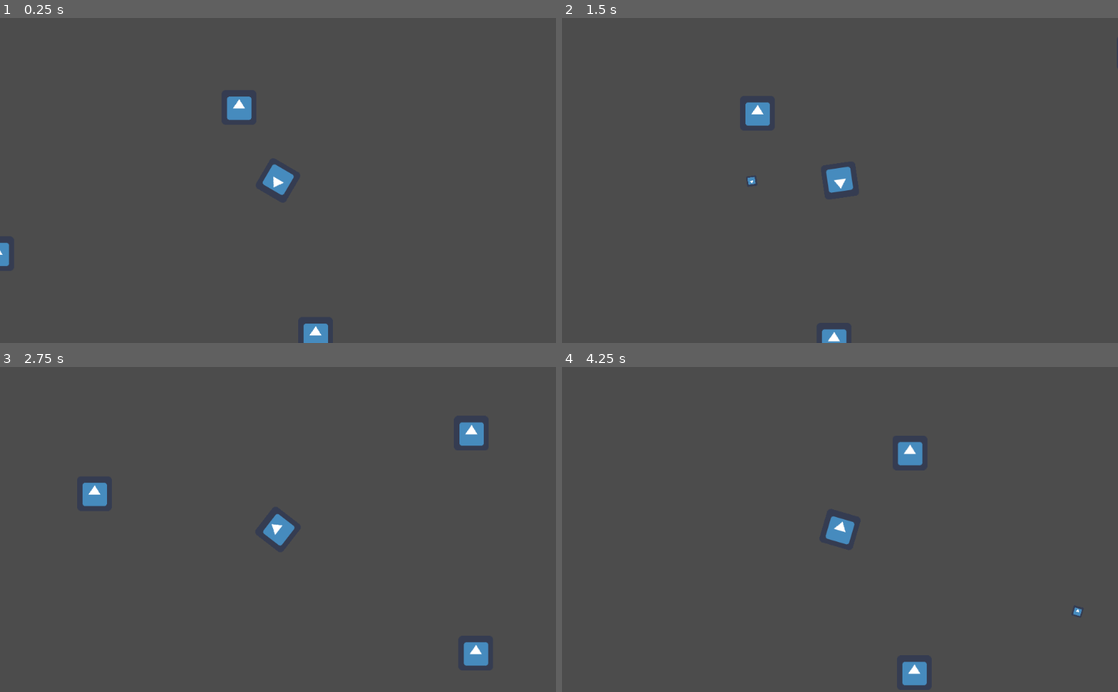
Above: before the commit, frames 1-4 (two rows, left to right).
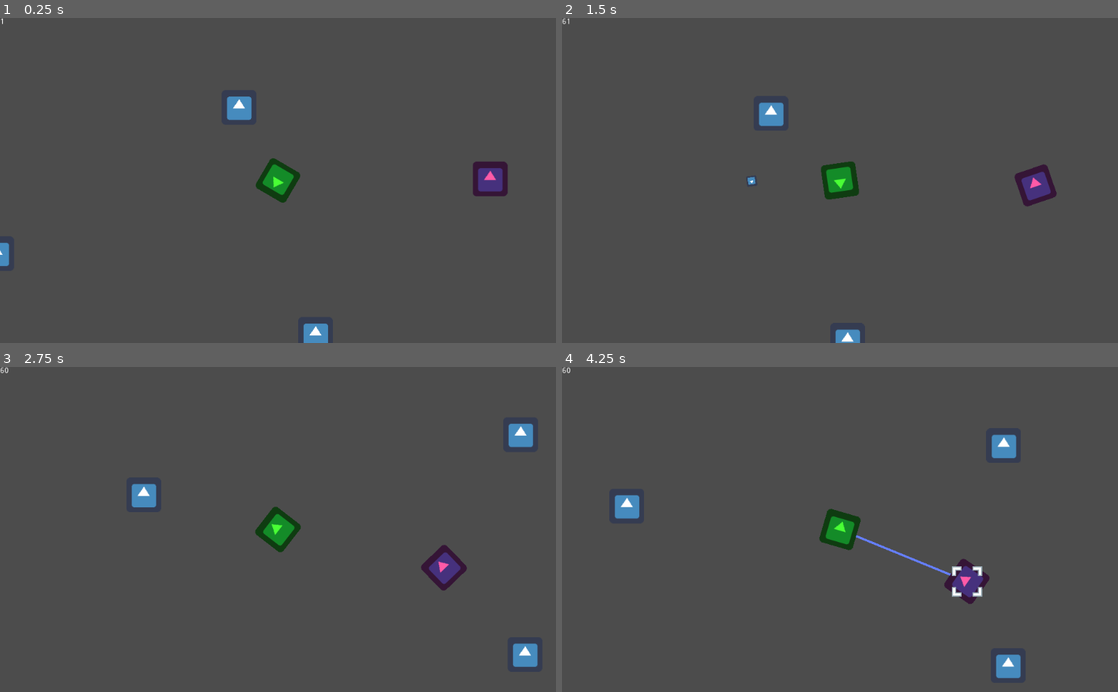
Above: after the commit, the same moments.

Repository: kpfries/moonshot2020
Game: Godot game, scene res://Scenes/Sample_Scene.tscn
Two runs of this game, one before a commit and one after it. Both use one fixed random seed, a clock stepped at 60 frames per second and the inputs below. The project has no main scene, so this scene is started directly. The engine's default icon, where the game draws it, is replaced by a stand-in: a white triangle on a blue panel in a dark square.
Inputs (mouse positions are in pixels of both pictures, inside the frame that each line leads up to):
- Up to frame 1 (0.25 s): no input
- Up to frame 2 (1.5 s): tap Enter at 0.5 s; move the mouse to (962, 164) at 0.52 s; hold Up (ui_up) 0.53-1.28 s; hold Right mouse button (grapple) 0.53-1.28 s; click (962, 164) at 0.8 s; move the mouse to (728, 196) at 1.27 s; click (728, 196) at 1.35 s
- Up to frame 3 (2.75 s): right-click (166, 545) at 1.55 s; move the mouse to (333, 458) at 2.02 s; hold Up (ui_up) from 2.03 s (still down); hold Right mouse button (grapple) from 2.03 s (still down); click (333, 458) at 2.3 s
- Up to frame 4 (4.25 s): move the mouse to (812, 594) at 2.77 s; release Right mouse button (grapple) at 2.78 s; click (812, 594) at 2.85 s; right-click (812, 594) at 3.05 s; move the mouse to (1006, 578) at 3.52 s; release Up (ui_up) at 3.53 s; hold Right mouse button (grapple) from 3.53 s (still down); click (1006, 578) at 3.8 s

The runs differ from the first frame. In frame 1, 1.3% of the frame differs, in the area x 0-92%, y 0-57%; in frame 2, 2.0%; in frame 3, 3.3%, in the area x 0-97%, y 0-93%; in frame 4, 3.2%.

Commit message:
added visuals for the tether and a basic enemy

Diff:
--- a/Scenes/Actors/Enemy.tscn
+++ b/Scenes/Actors/Enemy.tscn
@@ -1,11 +1,13 @@
-[gd_scene load_steps=3 format=2]
+[gd_scene load_steps=4 format=2]
 
 [ext_resource path="res://icon.png" type="Texture" id=1]
+[ext_resource path="res://Scripts/Enemy.gd" type="Script" id=2]
 
 [sub_resource type="CircleShape2D" id=1]
 radius = 35.1702
 
 [node name="Enemy" type="RigidBody2D"]
+script = ExtResource( 2 )
 
 [node name="CollisionShape2D" type="CollisionShape2D" parent="."]
 shape = SubResource( 1 )
@@ -13,6 +15,10 @@
 [node name="EnemyController" type="Node2D" parent="."]
 
 [node name="Sprite" type="Sprite" parent="EnemyController"]
+modulate = Color( 1, 0.356863, 0.658824, 1 )
 texture = ExtResource( 1 )
 
 [node name="Gun" type="Node2D" parent="EnemyController"]
+position = Vector2( 37.9872, 20.0203 )
+
+[node name="FireRate" type="Timer" parent="EnemyController"]
--- a/Scenes/Actors/Enemy_rb.tscn
+++ /dev/null
@@ -1,21 +0,0 @@
-[gd_scene load_steps=4 format=2]
-
-[ext_resource path="res://Scripts/Enemy.gd" type="Script" id=1]
-[ext_resource path="res://icon.png" type="Texture" id=2]
-
-[sub_resource type="CircleShape2D" id=1]
-radius = 35.1702
-
-[node name="Enemy_rb" type="RigidBody2D"]
-position = Vector2( 0.396851, 0 )
-script = ExtResource( 1 )
-
-[node name="CollisionShape2D" type="CollisionShape2D" parent="."]
-shape = SubResource( 1 )
-
-[node name="EnemyController" type="Node2D" parent="."]
-
-[node name="Sprite" type="Sprite" parent="EnemyController"]
-texture = ExtResource( 2 )
-
-[node name="Gun" type="Node2D" parent="EnemyController"]
--- a/Scenes/Actors/Player.tscn
+++ b/Scenes/Actors/Player.tscn
@@ -9,6 +9,7 @@
 
 [node name="Player" type="RigidBody2D"]
 position = Vector2( 554.17, 269.95 )
+mode = 2
 linear_velocity = Vector2( 10, 0 )
 script = ExtResource( 2 )
 
@@ -59,6 +60,7 @@
 [node name="ReloadTimer" type="Timer" parent="PlayerControl/Gun"]
 
 [node name="Sprite" type="Sprite" parent="PlayerControl"]
+modulate = Color( 0.290196, 1, 0.211765, 1 )
 texture = ExtResource( 1 )
 
 [node name="Target" parent="." instance=ExtResource( 3 )]
--- /dev/null
+++ b/Scenes/Actors/TetherLine.tscn
@@ -0,0 +1,3 @@
+[gd_scene format=2]
+
+[node name="TetherLine" type="Line2D"]
--- /dev/null
+++ b/Scenes/GUI/Primary_Gui.tscn
@@ -0,0 +1,21 @@
+[gd_scene load_steps=2 format=2]
+
+[ext_resource path="res://Scripts/Gui.gd" type="Script" id=1]
+
+[node name="GUI" type="CanvasLayer"]
+
+[node name="Gui_Control" type="Control" parent="."]
+anchor_right = 1.0
+anchor_bottom = 1.0
+script = ExtResource( 1 )
+__meta__ = {
+"_edit_use_anchors_": false
+}
+
+[node name="FPSCounter" type="RichTextLabel" parent="Gui_Control"]
+margin_right = 57.0
+margin_bottom = 20.0
+text = "FPS"
+__meta__ = {
+"_edit_use_anchors_": false
+}
--- a/Scenes/GUI/Target.tscn
+++ b/Scenes/GUI/Target.tscn
@@ -22,5 +22,6 @@
 visible = false
 scale = Vector2( 2, 2 )
 frames = SubResource( 3 )
+frame = 1
 speed_scale = 0.4
 playing = true
--- a/Scenes/Sample_Scene.tscn
+++ b/Scenes/Sample_Scene.tscn
@@ -1,8 +1,10 @@
-[gd_scene load_steps=4 format=2]
+[gd_scene load_steps=6 format=2]
 
 [ext_resource path="res://Scenes/Actors/Player.tscn" type="PackedScene" id=1]
 [ext_resource path="res://Scenes/GUI/Target.tscn" type="PackedScene" id=2]
+[ext_resource path="res://Scenes/Actors/Enemy.tscn" type="PackedScene" id=3]
 [ext_resource path="res://Scripts/procedural_pop.gd" type="Script" id=4]
+[ext_resource path="res://Scenes/GUI/Primary_Gui.tscn" type="PackedScene" id=5]
 
 [node name="Sample_Scene" type="Node2D"]
 script = ExtResource( 4 )
@@ -17,19 +19,30 @@
 disable_collision = false
 length = 10.0
 rest_length = 10.0
-stiffness = 10.0
+stiffness = 1.0
+
+[node name="TetherLine" type="Line2D" parent="."]
+position = Vector2( -2.13321, 2.77069 )
+width = 4.0
 
 [node name="Player" parent="." instance=ExtResource( 1 )]
 position = Vector2( -2.13321, 2.77069 )
 z_index = 1
+mode = 0
 can_sleep = false
 linear_velocity = Vector2( 0, 0 )
 thrust = 200
 tether = NodePath("../Tether")
+tether_line_path = NodePath("../TetherLine")
 
 [node name="LevelBounds" type="Polygon2D" parent="."]
 visible = false
 polygon = PoolVector2Array( -10562.6, -6599.37, -471.506, -8321.4, 5865.55, -9251.29, 17162, -1502.18, 14028, 8829.98, -2813.46, 10586.4, -6670.8, 5971.42, -13524.5, 185.408 )
 
 [node name="Target" parent="." instance=ExtResource( 2 )]
-frame = 1
+frame = 0
+
+[node name="Enemy" parent="." instance=ExtResource( 3 )]
+position = Vector2( 388.394, 0 )
+
+[node name="GUI" parent="." instance=ExtResource( 5 )]
--- a/Scripts/Bullet.gd
+++ b/Scripts/Bullet.gd
@@ -2,8 +2,9 @@
 
 
 export var speed: float = 1000
-var vector = Vector2(0, -1)
+var vector = Vector2()
 var parent_speed: Vector2 = Vector2()
+var damage: int = 1
 
 
 func _ready():
@@ -19,6 +20,8 @@
 
 
 func _on_Bullet_body_entered(body):
+	if body.has_method('damage'):
+		body.damage(damage)
 	print(body)
 	queue_free()
 
--- /dev/null
+++ b/Scripts/Enemy.gd
@@ -0,0 +1,42 @@
+extends RigidBody2D
+
+export var health: int = 5
+export var thrust: int = 50
+export var bullet_speed: int
+var bullet_scn := preload("res://Scenes/Projectiles/Bullet.tscn")
+onready var controller = $EnemyController
+onready var gun = $EnemyController/Gun
+onready var fire_rate = $EnemyController/FireRate
+
+
+# Called when the node enters the scene tree for the first time.
+func _ready():
+	pass # Replace with function body.
+
+func _process(delta):
+	pass
+
+func choose_state():
+	pass
+
+func move(vector: Vector2):
+	apply_central_impulse(vector)
+	pass
+
+func shoot():
+	var bullet := bullet_scn.instance()
+	bullet.vector = Vector2(1,0).rotated(controller.rotation)
+	bullet.global_transform = gun.global_transform
+	bullet.parent_speed = linear_velocity
+	get_tree().current_scene.add_child(bullet)
+	pass
+
+func damage(dmg):
+	health -= dmg
+	if health < 1:
+		die()
+
+func die():
+	#spawn corpse
+	queue_free()
+	pass
--- /dev/null
+++ b/Scripts/Gui.gd
@@ -0,0 +1,17 @@
+extends Control
+
+onready var fps_counter = $FPSCounter
+
+# Declare member variables here. Examples:
+# var a = 2
+# var b = "text"
+
+
+# Called when the node enters the scene tree for the first time.
+func _ready():
+	pass # Replace with function body.
+
+
+func _process(delta):
+	set_rotation(0)
+	fps_counter.text = str(Engine.get_frames_per_second())
--- a/Scripts/Player.gd
+++ b/Scripts/Player.gd
@@ -2,12 +2,18 @@
 
 
 export var thrust = 50
-onready var control = $PlayerControl
+export var health = 10
 export var tether: NodePath = ""
+export var tether_line_path: NodePath = ""
+var tether_line: Node
+
 var bullet_scn := preload("res://Scenes/Projectiles/Bullet.tscn")
 
 var target_selection: Node
 
+var collide: Node
+
+onready var control = $PlayerControl
 onready var target_sprite =  $Target
 onready var rays = $PlayerControl/Rays.get_children()
 onready var grapple = get_node(tether)
@@ -15,6 +21,7 @@
 
 
 func _ready():
+	tether_line = get_node(tether_line_path)
 	pass
 
 
@@ -29,13 +36,17 @@
 		self.apply_central_impulse(thruster_force)
 
 	if Input.is_action_just_pressed("grapple"):
-		var collide = aim_assist()
+		collide = aim_assist()
 		if collide != null:
 			moveto(collide, grapple)
 			grapple.set_node_b(get_path_to(collide))
+	if Input.is_action_pressed("grapple"):
+		if collide != null:
+			draw_tether(collide)
 	if Input.is_action_just_released("grapple"):
 		if grapple.node_b:
 			grapple.set_node_b(NodePath(""))
+			tether_line.points = Array()
 
 	#eventually check if equipped weapon is repeating and spawn another bullet when elapsed time exceeds firerate but for now we're doing semi auto
 	if Input.is_action_just_pressed("shoot"):
@@ -75,3 +86,12 @@
 	for ray in rays:
 		if ray.is_colliding():
 			return ray.get_collider()
+
+func damage(dmg):
+	health -= dmg
+	#activate oneshot particle system for blood uwu
+
+func draw_tether(grappled):
+	tether_line.global_position = Vector2(0,0)
+	tether_line.global_rotation = 0
+	tether_line.points = [global_position, grappled.global_position]
